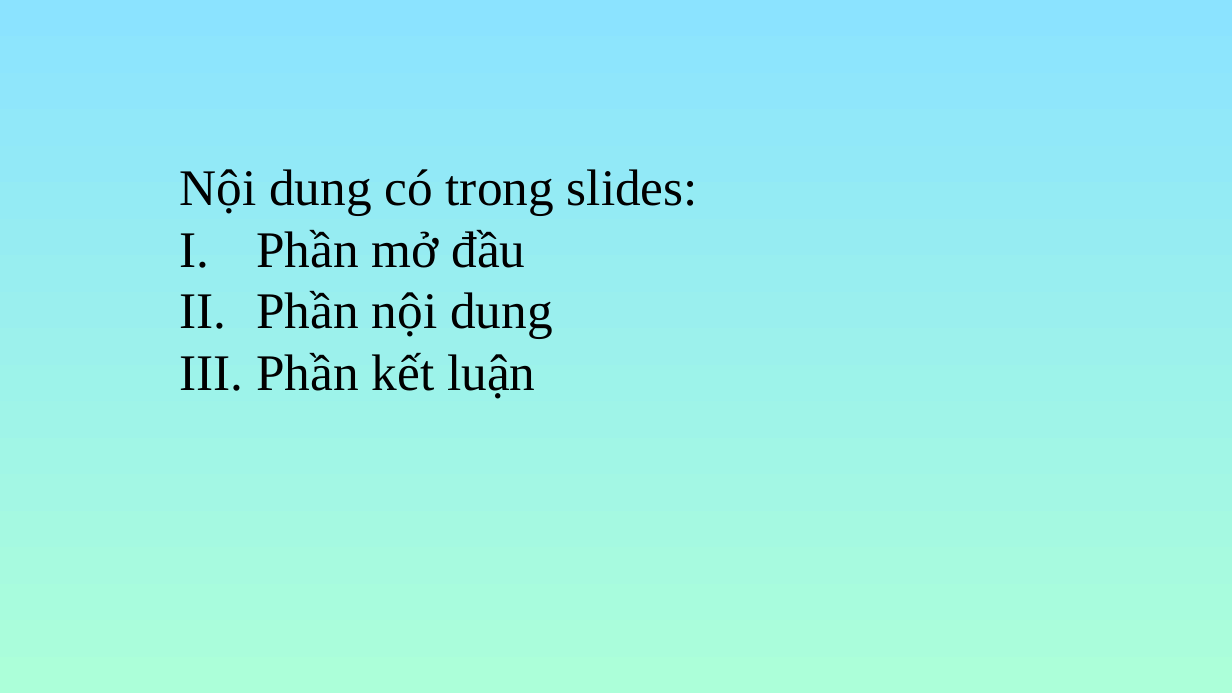
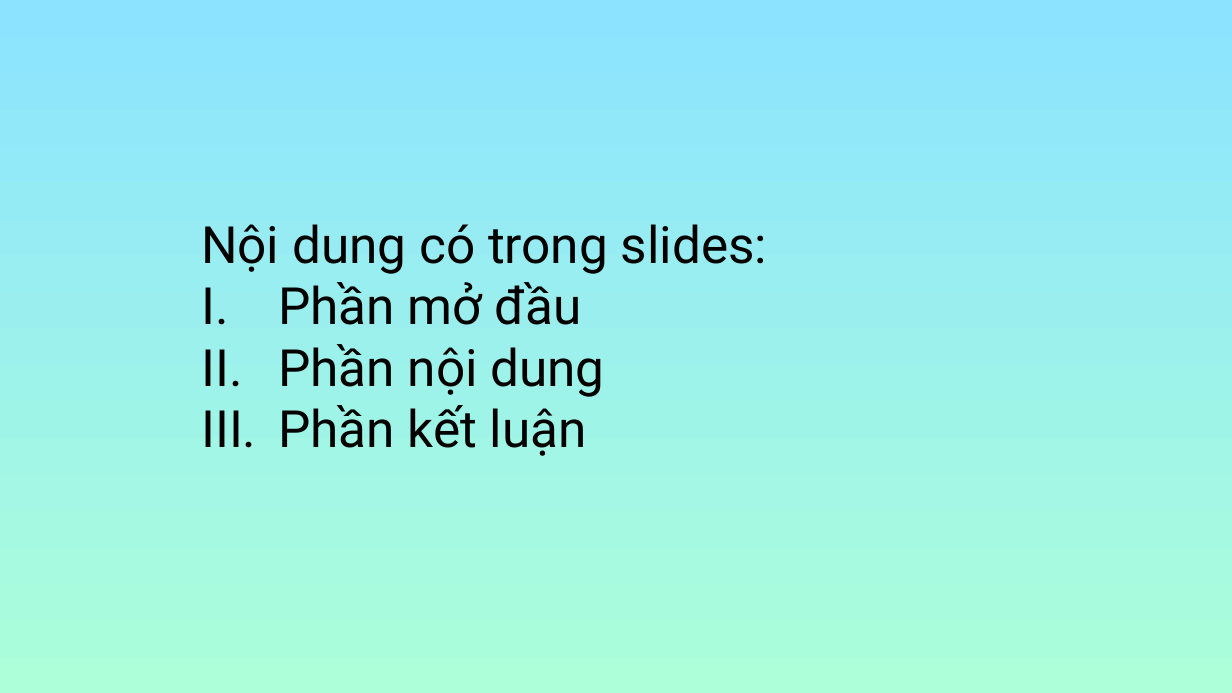
Before and after one commit to AnhVu12x08/LibraryManagement, a slide deck: slide 2 of Detaiso1_LTPYTHON.pptx. Drawn at 1232x693 pixels with LibreOffice and Linux fonts; fonts in the diff are those of the drawing. Boxes give left, top, right and bottom in pixels: in the first picture for what was removed or moved away, otherwise in the second. Text is boxed around its words. In the diff, an @@ line names an element or a change of style, - is before the commit and + after.

```diff
--- a/Detaiso1_LTPYTHON.pptx
+++ b/Detaiso1_LTPYTHON.pptx
@@ text "Nội dung có trong slides:" moved from (x1=179, y1=169, x2=698, y2=399) to (x1=201, y1=224, x2=767, y2=456) @@
@@ text "Nội dung có trong slides:" at (x1=201, y1=224, x2=767, y2=456): font Times New Roman to Roboto @@
```
Also in this commit, not shown: 16 other slides changed, 34 slides added, 13 slides removed, 2 other files.
